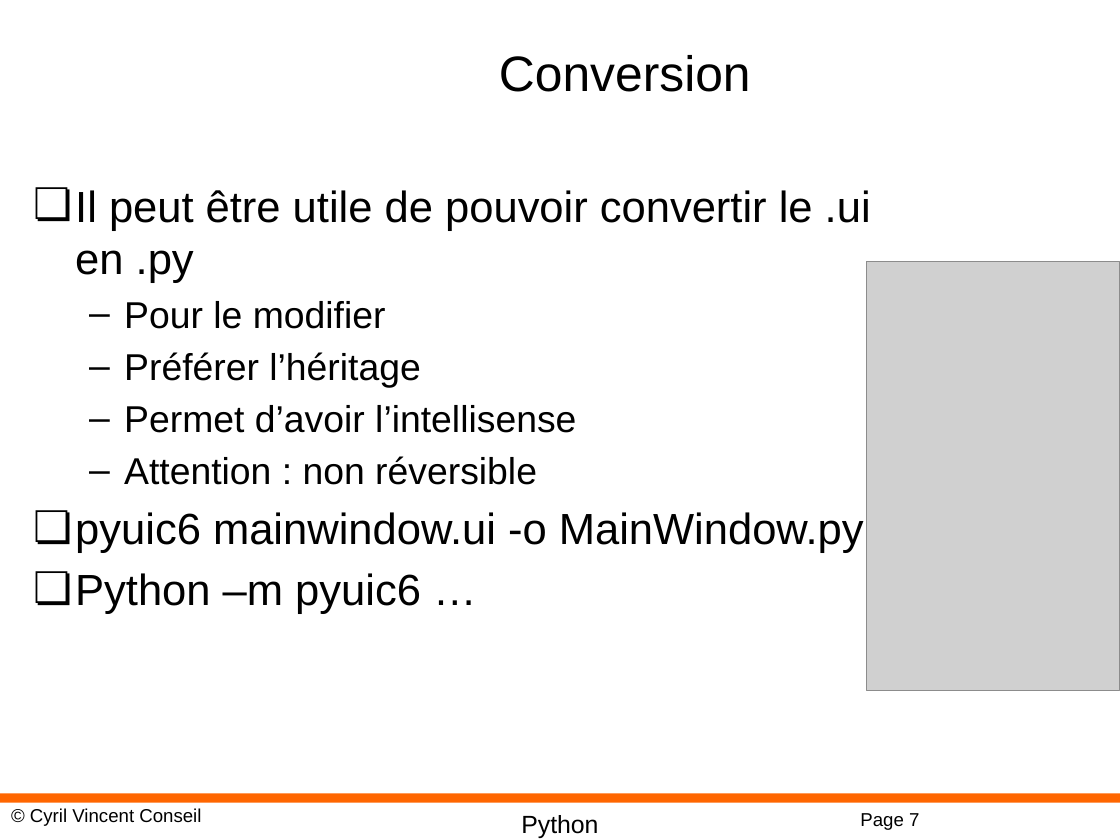
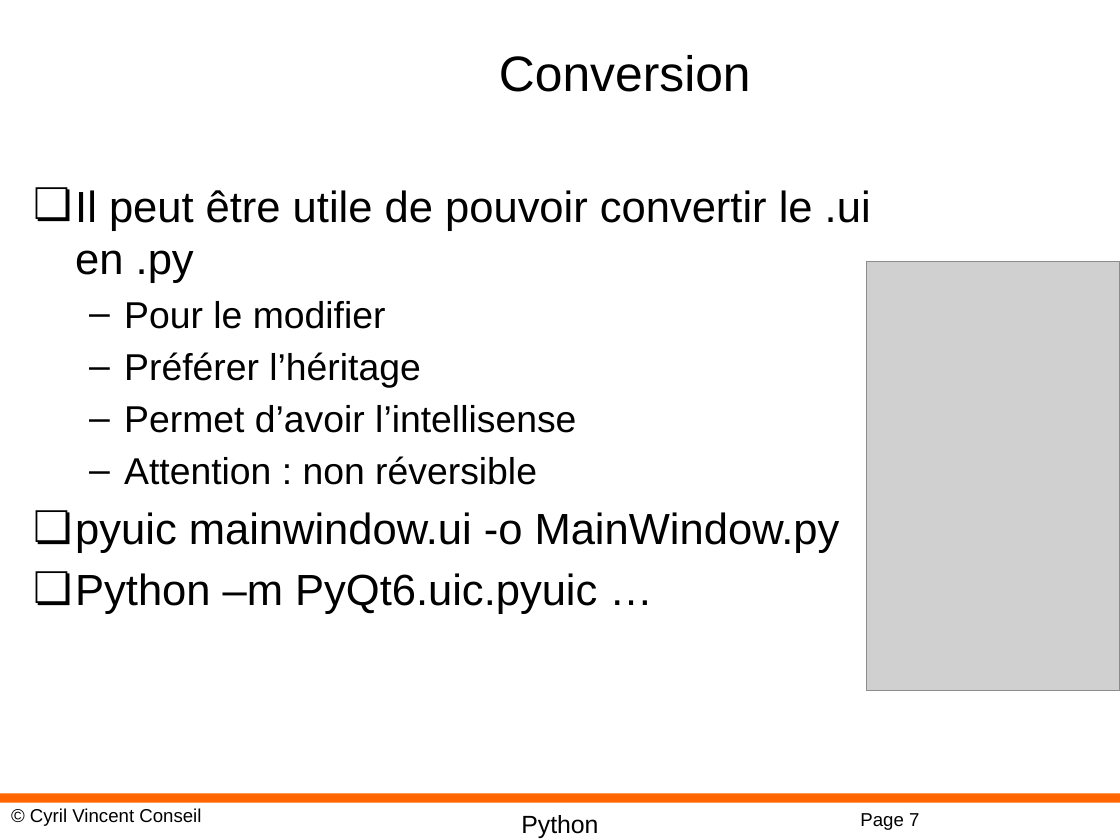
Before and after one commit to cyrilvincent/python, a slide deck: slide 7 of ppt/PyQt05-QtDesigner.pptx. Drawn at 1120x840 pixels with LibreOffice and Linux fonts; fonts in the diff are those of the drawing; grey boxes stand for pictures; background and template pictures are left out. Boxes give left, top, right and bottom in pixels: in the first picture for what was removed or moved away, otherwise in the second. Text is boxed around its words. In the diff, an @@ line names an element or a change of style, - is before the commit and + after.

```diff
--- a/ppt/PyQt05-QtDesigner.pptx
+++ b/ppt/PyQt05-QtDesigner.pptx
@@ text at box(75, 512, 840, 614): text changed @@
-❏ pyuic6 mainwindow.ui -o MainWindow.py
-❏ Python –m pyuic6 …
+❏ pyuic mainwindow.ui -o MainWindow.py
+❏ Python –m PyQt6.uic.pyuic …
```
Also in this commit, not shown: 3 other slides changed, 4 other files.
